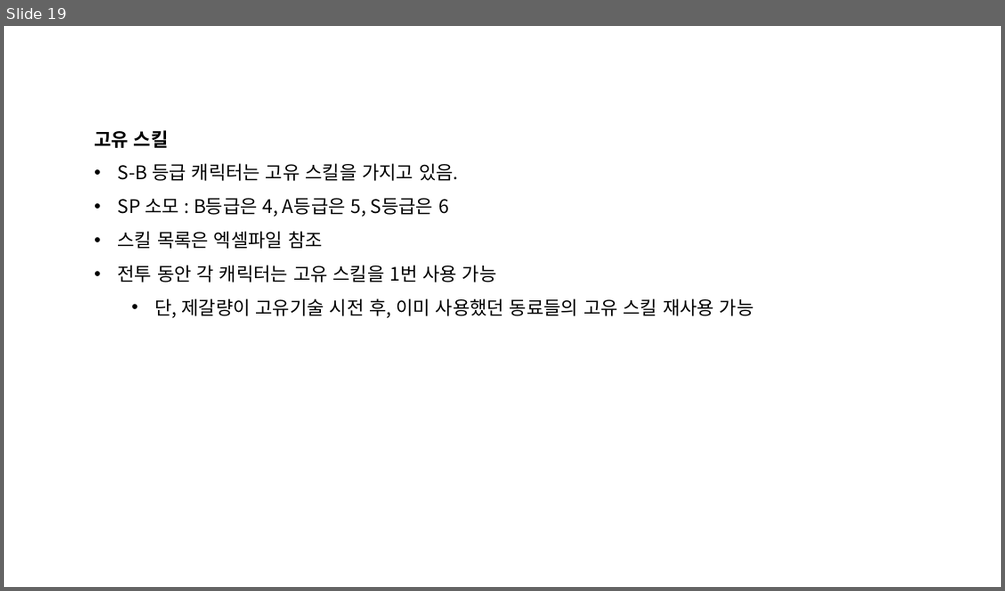
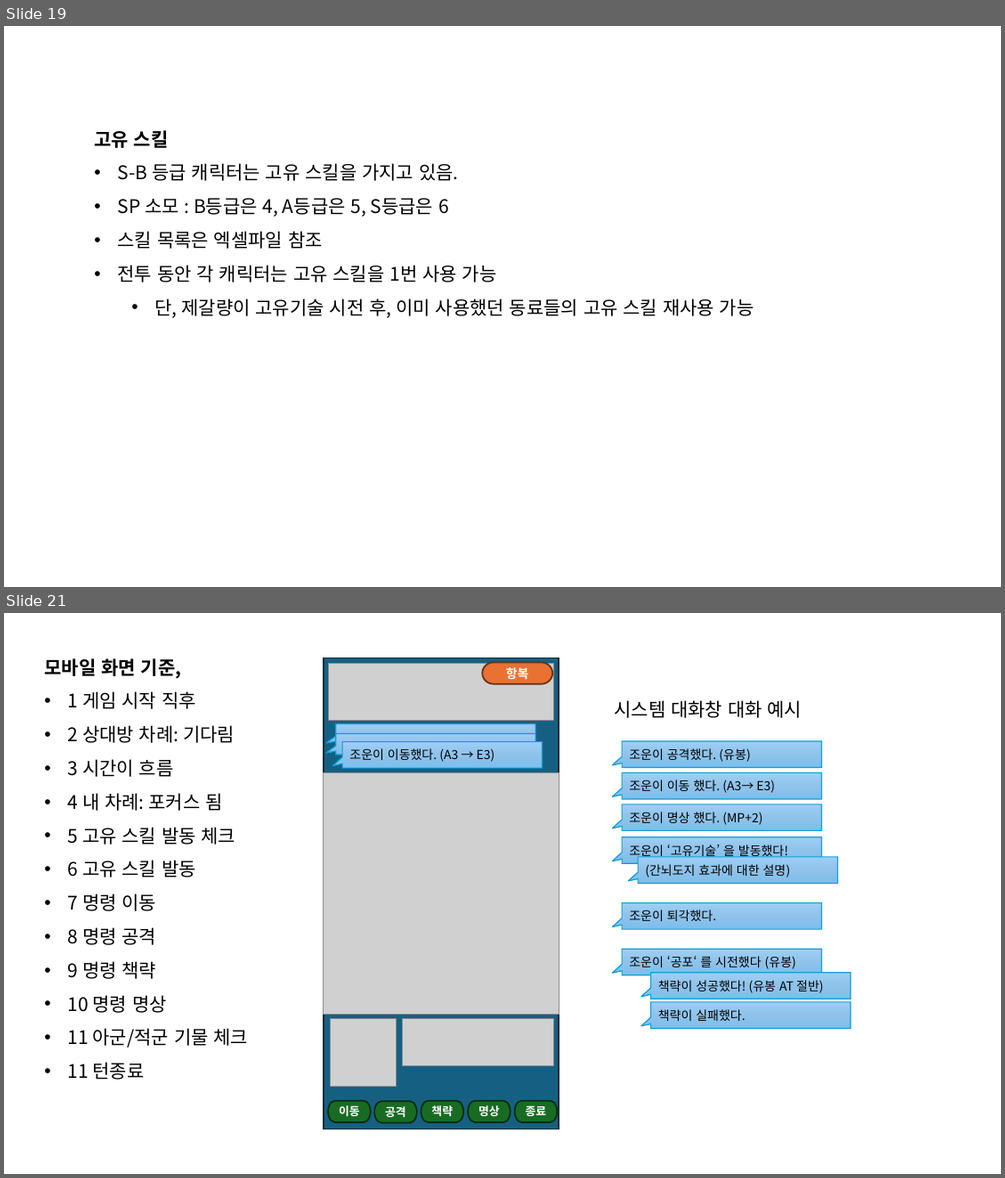
Before and after one commit to sanolamian12/SamChess, a slide deck: docs/삼국 약식 체스.pptx. Shown one above the other, each under a label of ours: slide 19 before the commit, slides 19 and 21 after it; the slides between them are not shown. The pictures are 1005x591 and 1005x1178 pixels, drawn with LibreOffice and Linux fonts; fonts in the diff are those of the drawing; grey boxes stand for pictures. Boxes give left, top, right and bottom in pixels: in the first picture for what was removed or moved away, otherwise in the second. Text is boxed around its words. In the diff, an @@ line names an element or a change of style, - is before the commit and + after.

```diff
--- a/docs/삼국 약식 체스.pptx
+++ b/docs/삼국 약식 체스.pptx
@@ slide 21 added at [4, 613, 1001, 1174], background #FFFFFF @@
@@ text added at [44, 658, 249, 1079], 18 pt, text #000000 @@
+모바일 화면 기준,
+• 1 게임 시작 직후
+• 2 상대방 차례: 기다림
+• 3 시간이 흐름
+• 4 내 차례: 포커스 됨
+• 5 고유 스킬 발동 체크
+• 6 고유 스킬 발동
+• 7 명령 이동
+• 8 명령 공격
+• 9 명령 책략
+• 10 명령 명상
+• 11 아군/적군 기물 체크
+• 11 턴종료
@@ rectangle added at [324, 657, 558, 1129], fill #156082, outline #092A39 1.5 pt @@
@@ picture added at [329, 663, 553, 720] @@
@@ pill shape added at [483, 662, 553, 684], fill #E97132, outline #663216 1.5 pt, 12 pt, text #FFFFFF, bold @@
+항복
@@ text added at [614, 700, 802, 718], 18 pt, text #000000 @@
+시스템 대화창 대화 예시
@@ speech box added at [336, 723, 535, 745], fill gradient #9ECFF5 to #90C4EB to #7CBEED, outline #0F9ED5 1 pt @@
@@ speech box added at [336, 733, 535, 755], fill gradient #9ECFF5 to #90C4EB to #7CBEED, outline #0F9ED5 1 pt @@
@@ speech box added at [343, 742, 542, 768], fill gradient #9ECFF5 to #90C4EB to #7CBEED, outline #0F9ED5 1 pt, 12 pt, text #000000 @@
+조운이 이동했다. (A3 → E3)
@@ speech box added at [622, 741, 821, 767], fill gradient #9ECFF5 to #90C4EB to #7CBEED, outline #0F9ED5 1 pt, 12 pt, text #000000 @@
+조운이 공격했다. (유봉)
@@ picture added at [324, 773, 559, 1014] @@
@@ speech box added at [622, 773, 821, 799], fill gradient #9ECFF5 to #90C4EB to #7CBEED, outline #0F9ED5 1 pt, 12 pt, text #000000 @@
+조운이 이동 했다. (A3→ E3)
@@ speech box added at [622, 804, 821, 831], fill gradient #9ECFF5 to #90C4EB to #7CBEED, outline #0F9ED5 1 pt, 12 pt, text #000000 @@
+조운이 명상 했다. (MP+2)
@@ speech box added at [622, 837, 821, 863], fill gradient #9ECFF5 to #90C4EB to #7CBEED, outline #0F9ED5 1 pt, 12 pt, text #000000 @@
+조운이 ‘고유기술’ 을 발동했다!
@@ speech box added at [638, 857, 838, 883], fill gradient #9ECFF5 to #90C4EB to #7CBEED, outline #0F9ED5 1 pt, 12 pt, text #000000 @@
+(간뇌도지 효과에 대한 설명)
@@ speech box added at [622, 903, 821, 929], fill gradient #9ECFF5 to #90C4EB to #7CBEED, outline #0F9ED5 1 pt, 12 pt, text #000000 @@
+조운이 퇴각했다.
@@ speech box added at [622, 949, 821, 975], fill gradient #9ECFF5 to #90C4EB to #7CBEED, outline #0F9ED5 1 pt, 12 pt, text #000000 @@
+조운이 ‘공포‘ 를 시전했다 (유봉)
@@ speech box added at [651, 973, 850, 999], fill gradient #9ECFF5 to #90C4EB to #7CBEED, outline #0F9ED5 1 pt, 12 pt, text #000000 @@
+책략이 성공했다! (유봉 AT 절반)
@@ speech box added at [651, 1002, 850, 1028], fill gradient #9ECFF5 to #90C4EB to #7CBEED, outline #0F9ED5 1 pt, 12 pt, text #000000 @@
+책략이 실패했다.
@@ picture added at [331, 1019, 396, 1086] @@
@@ picture added at [403, 1019, 554, 1066] @@
@@ group added at [328, 1101, 558, 1123]: 5 pill shapes @@
+이동
+공격
+책략
+명상
+종료
```
Also in this commit, not shown: 5 other slides added, 22 other files.
